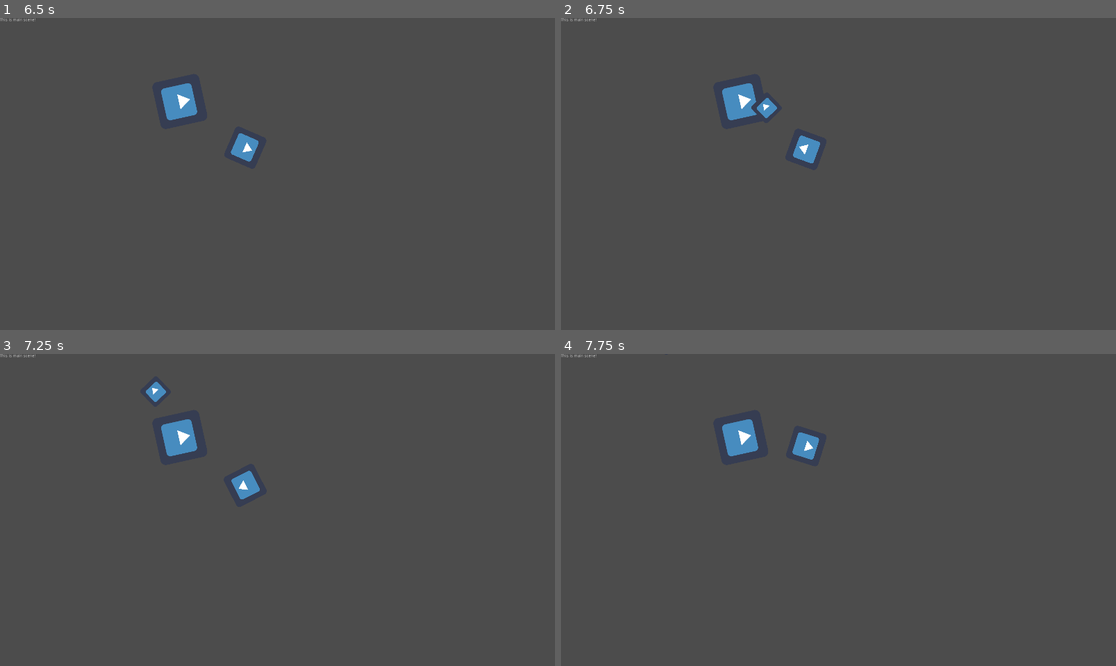
Above: before the commit, frames 1-4 (two rows, left to right).
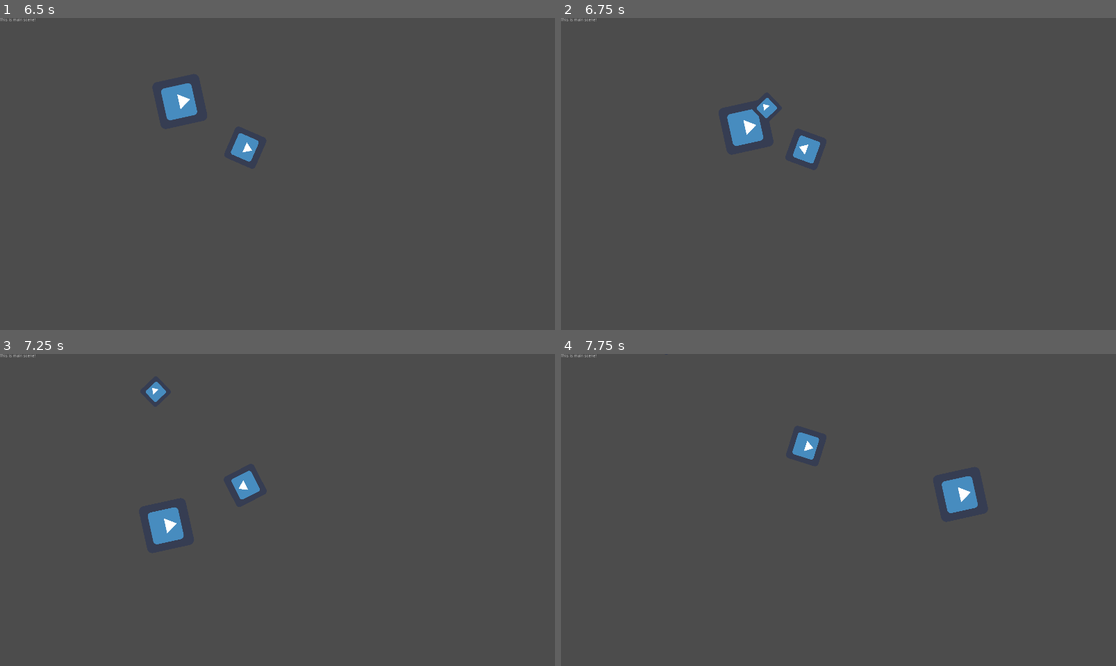
Above: after the commit, the same moments.

Repository: moisesjbc/island-jam-5
Game: Godot game, scene res://menus/main_menu/main_menu.tscn
The game is run twice, just before and just after one commit, with the same random seed, the same clock (stepped at 60 frames per second) and the same inputs. The engine's default icon, where the game draws it, is replaced by a stand-in: a white triangle on a blue panel in a dark square.
Inputs (mouse positions are in pixels of both pictures, inside the frame that each line leads up to):
- Up to frame 1 (6.5 s): click "Start game" at 0.5 s; move the mouse to (399, 158) at 1.27 s; hold Right (ui_right) 1.28-2 s; click (399, 158) at 1.42 s; drag from (166, 189) to (249, 236) at 2.02 s; move the mouse to (333, 105) at 2.77 s; hold Right (ui_right) 2.78-3.5 s; click (333, 105) at 2.92 s; drag from (249, 236) to (111, 127) at 3.52 s; move the mouse to (444, 220) at 4.27 s; hold Left (ui_left) 4.28-5 s; click (444, 220) at 4.42 s; drag from (111, 127) to (194, 96) at 5.02 s; tap Enter at 5.75 s; move the mouse to (305, 174) at 5.77 s; hold Down (ui_down) from 5.78 s (still down); click (305, 174) at 5.92 s
- Up to frame 2 (6.75 s): release Down (ui_down) at 6.5 s; drag from (755, 96) to (727, 189) at 6.52 s
- Up to frame 3 (7.25 s): no input
- Up to frame 4 (7.75 s): move the mouse to (960, 494) at 7.27 s; hold Up (ui_up) from 7.28 s (still down); click (960, 494) at 7.42 s

Frame 1 is identical in both runs. In frame 2, 0.9% of the frame differs, in the area x 29-37%, y 20-41%; in frame 3, 1.2%; in frame 4, 1.2%, in the area x 29-76%, y 20-52%.

Commit message:
Added drag and drop to NPCs

Diff:
--- a/godot-project/game/main/main.tscn
+++ b/godot-project/game/main/main.tscn
@@ -30,6 +30,7 @@
 position = Vector2( 269.429, 721.008 )
 
 [node name="npc_rabbit" parent="." instance=ExtResource( 6 )]
+editor/display_folded = true
 position = Vector2( 1062.54, 721.008 )
 
 [connection signal="game_over" from="." to="." method="_on_main_game_over"]
--- a/godot-project/game/npc/npc.gd
+++ b/godot-project/game/npc/npc.gd
@@ -4,11 +4,13 @@
 export (int) var speed = 250
 var player = null
 var alive = true
+var dragging : bool = false
 
 
 func _ready():
 	player = get_node("../player")
 	add_to_group("NPCs")
+	set_process_input(true)
 
 
 func decide_direction(delta):
@@ -34,3 +36,17 @@
 	if alive:
 		move_and_collide(decide_direction(delta))
 		look_at_player()
+	else:
+		if dragging:
+			global_position = get_global_mouse_position()
+
+
+func _on_area_input_event(viewport, event, shape_idx):
+	"""
+	If NPC is dead, handle drag and drop
+	"""
+	if not alive:
+		if event is InputEventMouseButton and \
+			event.pressed and \
+			event.button_index == BUTTON_LEFT:
+				dragging = not dragging
--- a/godot-project/game/npc/npc.tscn
+++ b/godot-project/game/npc/npc.tscn
@@ -14,8 +14,10 @@
 [sub_resource type="RectangleShape2D" id=2]
 extents = Vector2( 73.485, 72.9773 )
 
+[sub_resource type="RectangleShape2D" id=3]
+extents = Vector2( 73.3078, 76.6124 )
+
 [node name="npc" type="KinematicBody2D"]
-editor/display_folded = true
 script = ExtResource( 1 )
 
 [node name="sprite" type="AnimatedSprite" parent="."]
@@ -24,4 +26,15 @@
 frames = SubResource( 1 )
 
 [node name="collider" type="CollisionShape2D" parent="."]
+visible = false
 shape = SubResource( 2 )
+
+[node name="area" type="Area2D" parent="."]
+
+[node name="CollisionShape2D" type="CollisionShape2D" parent="area"]
+position = Vector2( -1.54002, 1.02668 )
+shape = SubResource( 3 )
+
+[connection signal="input_event" from="." to="." method="_on_npc_input_event"]
+[connection signal="mouse_entered" from="." to="." method="_on_npc_mouse_entered"]
+[connection signal="input_event" from="area" to="." method="_on_area_input_event"]
--- a/godot-project/game/npc/npm_rabbit/npc_rabbit.tscn
+++ b/godot-project/game/npc/npm_rabbit/npc_rabbit.tscn
@@ -3,5 +3,5 @@
 [ext_resource path="res://game/npc/npc.tscn" type="PackedScene" id=1]
 [ext_resource path="res://game/npc/npm_rabbit/npc_rabbit.gd" type="Script" id=2]
 
-[node name="npc_rabbit" index="0" instance=ExtResource( 1 )]
+[node name="npc_rabbit" instance=ExtResource( 1 )]
 script = ExtResource( 2 )
--- a/godot-project/project.godot
+++ b/godot-project/project.godot
@@ -72,6 +72,11 @@
 "events": [ Object(InputEventMouseButton,"resource_local_to_scene":false,"resource_name":"","device":0,"alt":false,"shi …(212 unchanged characters)…
  ]
 }
+ui_click={
+"deadzone": 0.5,
+"events": [ Object(InputEventMouseButton,"resource_local_to_scene":false,"resource_name":"","device":0,"alt":false,"shift":false,"control":false,"meta":false,"command":false,"button_mask":0,"position":Vector2( 0, 0 ),"global_position":Vector2( 0, 0 ),"factor":1.0,"button_index":1,"pressed":false,"doubleclick":false,"script":null)
+ ]
+}
 
 [rendering]
 
Not shown: 1 places in godot-project/game/npc/npc.tscn that only renumber resources
